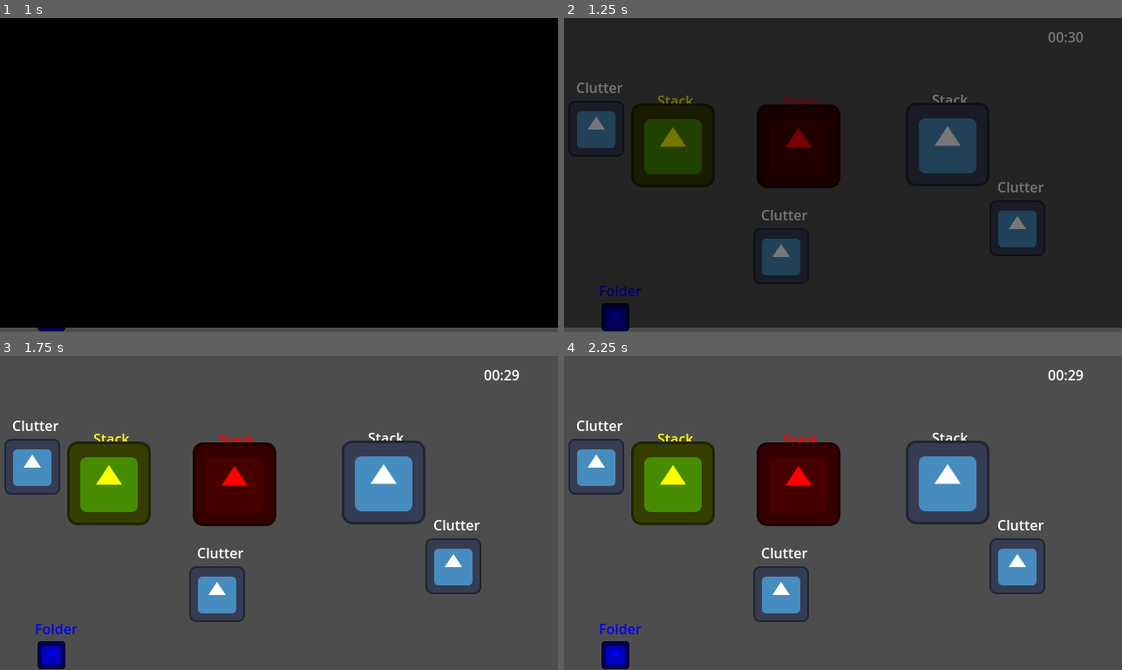
Above: before the commit, frames 1-4 (two rows, left to right).
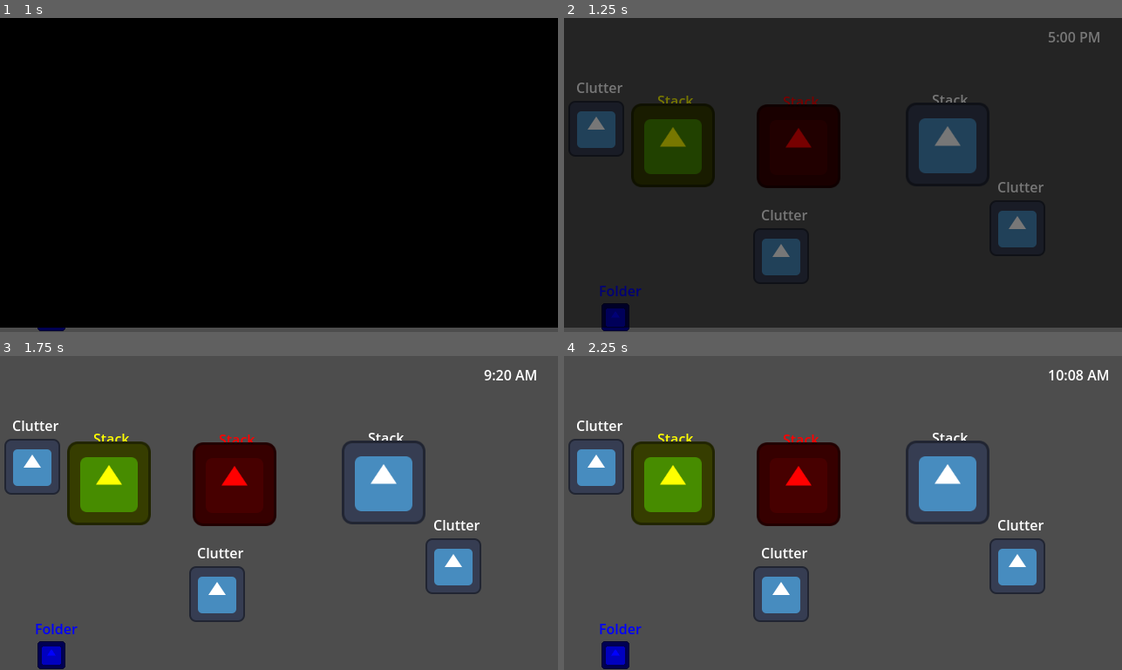
Above: after the commit, the same moments.

Repository: milk9111/godot-wild-jam-79
Game: Godot game, scene res://game.tscn
The game is run twice, just before and just after one commit, with the same random seed, the same clock (stepped at 60 frames per second) and the same inputs. The engine's default icon, where the game draws it, is replaced by a stand-in: a white triangle on a blue panel in a dark square.
Inputs (mouse positions are in pixels of both pictures, inside the frame that each line leads up to):
- Up to frame 1 (1 s): tap Enter at 0.5 s; move the mouse to (401, 159) at 0.52 s
- Up to frame 2 (1.25 s): no input
- Up to frame 3 (1.75 s): move the mouse to (167, 528) at 1.27 s
- Up to frame 4 (2.25 s): move the mouse to (898, 443) at 2.02 s

Frame 1 is identical in both runs. In frame 2, 0.2% of the frame differs, in the area x 86-96%, y 4-8%; in frame 3, 0.2%, in the area x 86-97%, y 4-8%; in frame 4, 0.2%.

Commit message:
Added 9AM-5PM clock instead of timer

Diff:
--- a/clock.gd
+++ b/clock.gd
@@ -1,11 +1,25 @@
 extends Node2D
 
 signal timeout
+
+const START_TIME := 9 * 60 * 60  # 9:00 AM in seconds
+const END_TIME := 17 * 60 * 60   # 5:00 PM in seconds
+const WORKDAY_DURATION := END_TIME - START_TIME  # Total workday duration in seconds
+
 
 @onready var label = $Label
 @onready var timer = $Timer
 
 var _is_ended
+
+
+func convert_timer_to_clock(timer: Timer) -> String:
+	var elapsed_ratio := (timer.wait_time - timer.time_left) / timer.wait_time
+	var current_time := START_TIME + (WORKDAY_DURATION * elapsed_ratio)
+	var hours := int(current_time / 3600.0) % 24
+	var minutes := int((int(current_time) % 3600) / 60)
+	return "%d:%02d %s" % [hours if hours <= 12 else hours - 12, minutes, "AM" if hours < 12 else "PM"]
+
 
 func initialize():
 	_update_time_left_to_live(timer.wait_time)
@@ -34,6 +48,8 @@
 	var second = int(time_left) % 60
 	label.text = "%02d:%02d" % [minute, second]
 
+	label.text = convert_timer_to_clock(timer)
+
 
 func _on_timer_timeout():
 	_is_ended = true
--- a/clock.tscn
+++ b/clock.tscn
@@ -11,7 +11,7 @@
 text = "12:00 AM"
 
 [node name="Timer" type="Timer" parent="."]
-wait_time = 30.0
+wait_time = 5.0
 one_shot = true
 
 [connection signal="timeout" from="Timer" to="." method="_on_timer_timeout"]
Not shown: 1 places in test_interact.tscn that only renumber resources
